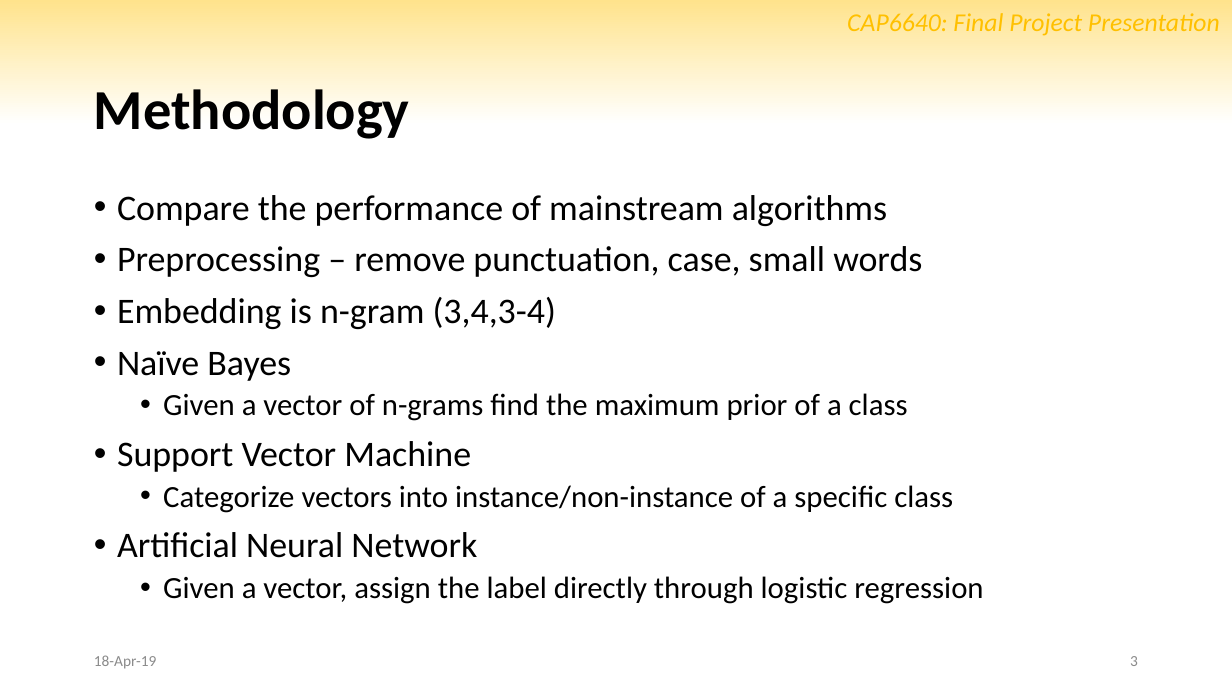
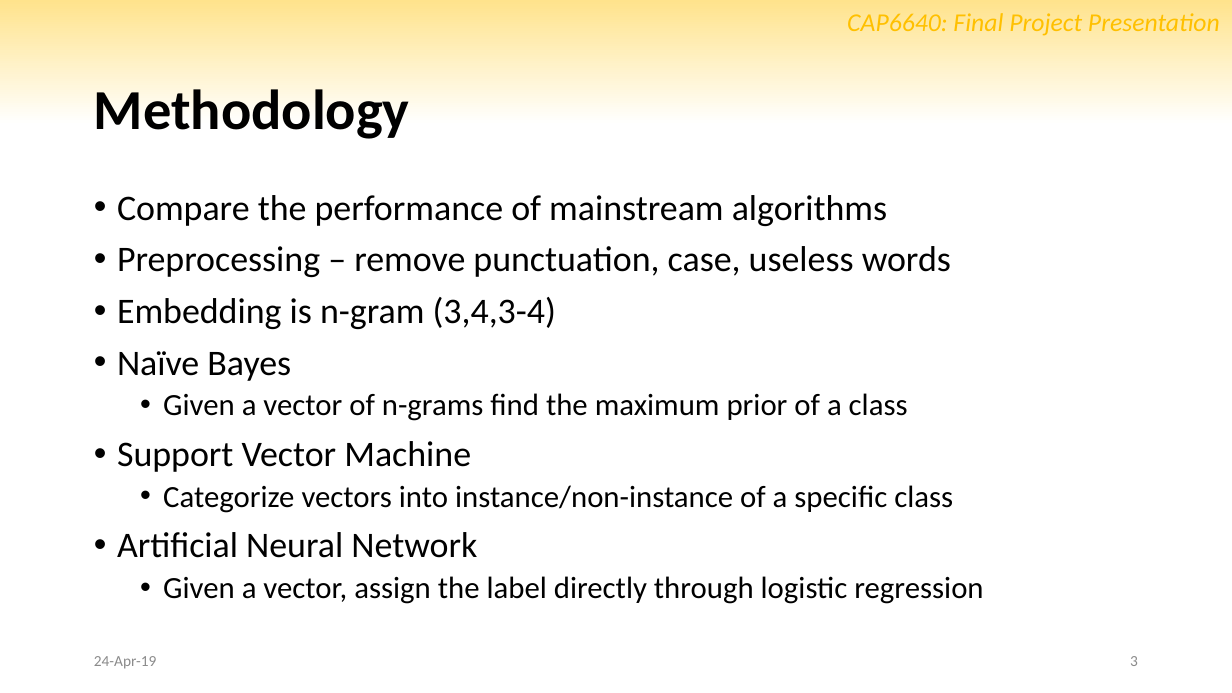
Before and after one commit to marctheshark3/UCF-NLP-Bullydetection, a slide deck: slide 3 of slides.pptx. Drawn at 1232x693 pixels with LibreOffice and Linux fonts; fonts in the diff are those of the drawing; background and template pictures are left out. Boxes give left, top, right and bottom in pixels: in the first picture for what was removed or moved away, otherwise in the second. Text is boxed around its words. In the diff, an @@ line names an element or a change of style, - is before the commit and + after.

```diff
--- a/slides.pptx
+++ b/slides.pptx
@@ text at (117,246,951,277): text changed @@
-• Preprocessing – remove punctuation, case, small words
+• Preprocessing – remove punctuation, case, useless words
@@ text at (94,656,156,669): text changed @@
-18-Apr-19
+24-Apr-19
```
Also in this commit, not shown: 7 other slides changed.
